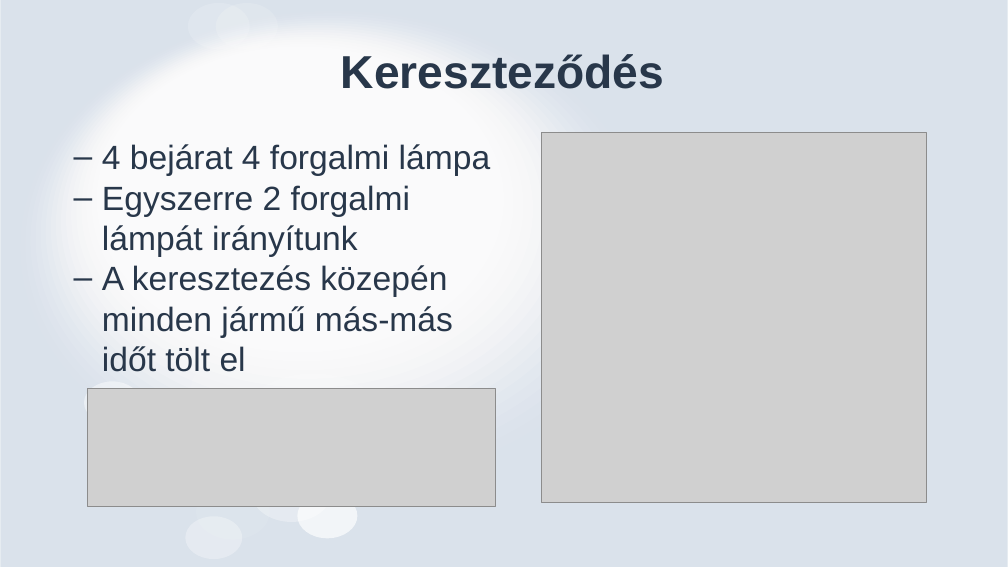
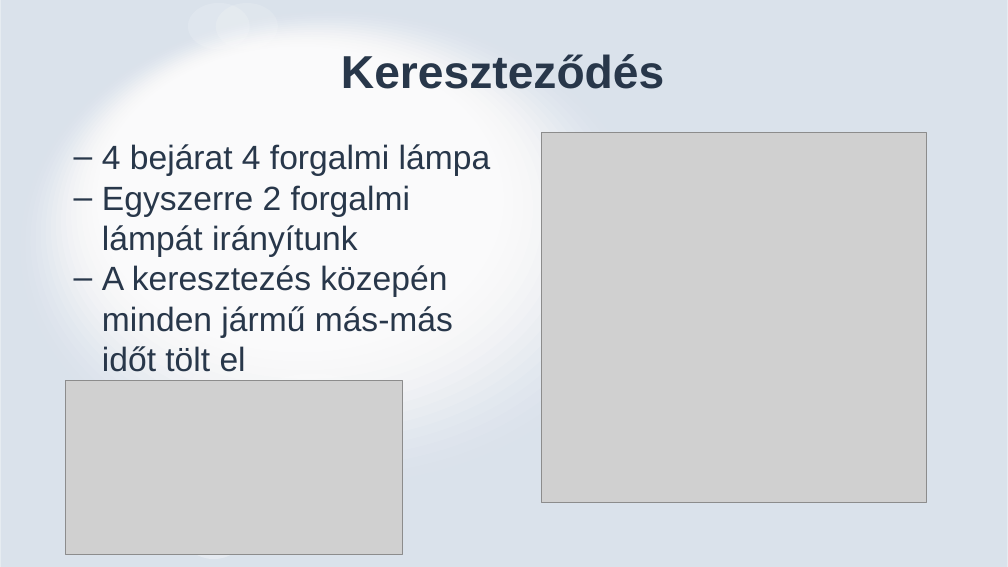
Before and after one commit to Gyorgy0/fuzzy-traffic-controller, a slide deck: slide 7 of Fuzzy rendszerek - prezentáció - Juraj Lukovics.pptx. Drawn at 1008x567 pixels with LibreOffice and Linux fonts; fonts in the diff are those of the drawing; grey boxes stand for pictures. Boxes give left, top, right and bottom in pixels: in the first picture for what was removed or moved away, otherwise in the second. Text is boxed around its words. In the diff, an @@ line names an element or a change of style, - is before the commit and + after.

```diff
--- a/Fuzzy rendszerek - prezentáció - Juraj Lukovics.pptx
+++ b/Fuzzy rendszerek - prezentáció - Juraj Lukovics.pptx
@@ picture: place and size @@
-picture at (88, 389, 496, 507)
+picture at (65, 380, 402, 554)
@@ freeform shape removed at (251, 461, 332, 522) @@
@@ freeform shape removed at (196, 484, 270, 539) @@
@@ freeform shape removed at (297, 493, 357, 538) @@
```
Also in this commit, not shown: 2 other slides changed.
